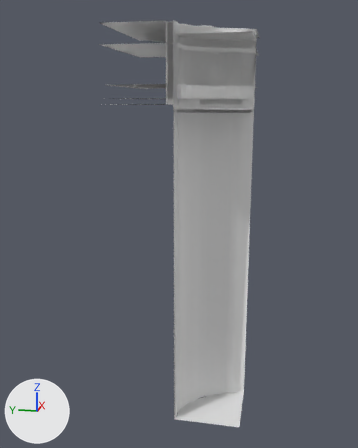
The FBX model Assets/Data/Level/Biomes/AbyssalRuins/Models/K_Rock_Drop_1.fbx, before and after one commit.
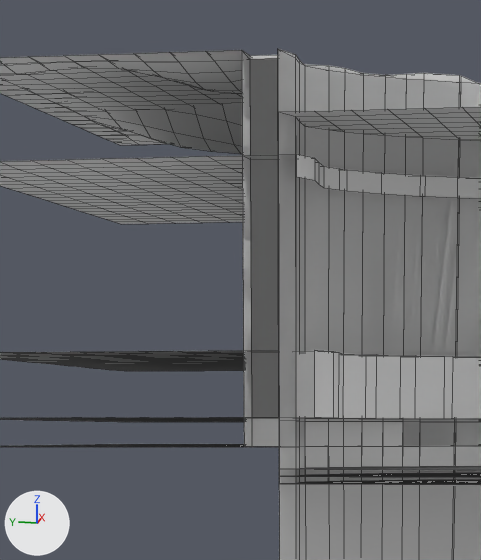
The first picture shows the older version from a 50 mm lens placed at (-18.97, -3.48, -0.12), pointed at (-0.09, 0.3, -4.84). The close-ups show the older and then the newer version on the part from 32% to 60% of the width and 2% to 29% of the height of that picture. Only the edits that show in the close-ups are written down. Lighting does not change. The marker at lower left points along +X, +Y and +Z. The close-ups show mesh edges as thin lines. Where no turn or scale is listed for an object, it has been applied to the vertices.

Names of what the first close-up shows: 'K_Rock_Drop_1', 'K_Rock_Drop_1_ColGround1', 'K_Rock_Drop_1_ColWall1', 'K_Rock_Drop_1_ColWaterBlocker3', 'K_Rock_Drop_1_ColWaterSurface3'.
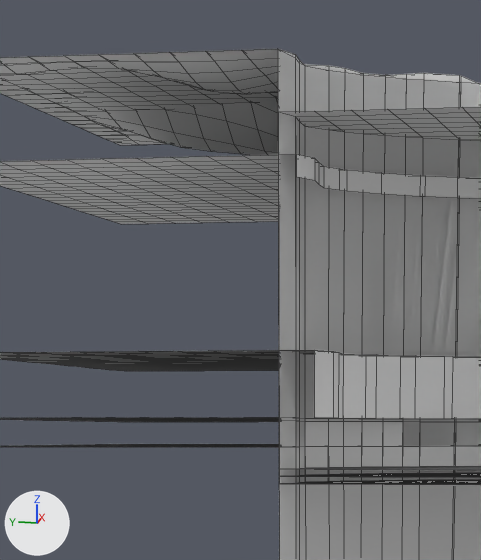
Boxes (x1, y1, x2, y2) around the edits, measured in the close-ups (481 x 560 px; the box of a moved part takes in the faces that stretch with it):
part 1 of me_k_rock_drop_1_colwall1, moved or reshaped (not visible afterwards)
    before: (243, 51, 279, 418)
part 2 of me_k_rock_drop_1, cut back
    before: (242, 51, 314, 418)
    after: (242, 49, 314, 352)
part 3 of me_k_rock_drop_1_colground1, moved or reshaped (not visible afterwards)
    before: (244, 418, 279, 447)

Patch to the scene script:
```diff
--- a/Assets/Data/Level/Biomes/AbyssalRuins/Models/K_Rock_Drop_1.fbx.py
+++ b/Assets/Data/Level/Biomes/AbyssalRuins/Models/K_Rock_Drop_1.fbx.py
@@ me_k_rock_drop_1_colground1 @@
 # verts and faces of me_k_rock_drop_1_colground1; kept vertices keep their numbers, new ones are numbered from 756
-me_k_rock_drop_1_colground1.from_pydata(...)  # 756 vertices, 697 faces; spans x -2.5..2.5, y -2.5..2.5, z -0.2..0.0
+me_k_rock_drop_1_colground1.from_pydata(...)  # 756 vertices, 695 faces; spans x -2.5..2.5, y -2.5..2.5, z -0.2..0.0
+# me_k_rock_drop_1_colground1 part 3
+delete_faces([(189, 190, 378, 379), (189, 379, 380, 210), (210, 380, 381, 211)])
+faces += [(189, 190, 211, 210), (378, 379, 380, 381)]
+# other edits to the shape of me_k_rock_drop_1_colground1 do not show in these pictures
@@ me_k_rock_drop_1_colwall1 @@
 # verts and faces of me_k_rock_drop_1_colwall1; kept vertices keep their numbers, new ones are numbered from 756
-me_k_rock_drop_1_colwall1.from_pydata(...)  # 756 vertices, 697 faces; spans x -2.5..2.5, y -2.5..2.5, z 0.0..2.4
+me_k_rock_drop_1_colwall1.from_pydata(...)  # 756 vertices, 695 faces; spans x -2.5..2.5, y -2.5..2.5, z 0.0..2.4
+# me_k_rock_drop_1_colwall1 part 1
+delete_faces([(189, 190, 378, 379), (189, 379, 380, 210), (210, 380, 381, 211)])
+faces += [(189, 190, 211, 210), (378, 379, 380, 381)]
+# other edits to the shape of me_k_rock_drop_1_colwall1 do not show in these pictures
@@ me_k_rock_drop_1 @@
 # verts and faces of me_k_rock_drop_1; kept vertices keep their numbers, new ones are numbered from 1667
-me_k_rock_drop_1.from_pydata(...)  # 1667 vertices, 1138 faces; spans x -2.5..2.5, y -2.5..2.5, z -12.0..2.58
+me_k_rock_drop_1.from_pydata(...)  # 1659 vertices, 1130 faces; spans x -2.5..2.5, y -2.5..2.5, z -12.0..2.58
+# me_k_rock_drop_1 part 2
+delete_vertices([391, 392, 792, 793])  # with the faces that use them
+faces += [(210, 211, 232, 231)]  # mat_walldark (white #e7e7e7)
+faces += [(603, 604, 625, 624)]  # mat_walltop (white #e7e7e7)
+# other edits to the shape of me_k_rock_drop_1 do not show in these pictures
 me_k_rock_drop_1.materials.append(mat_walldark)
```
